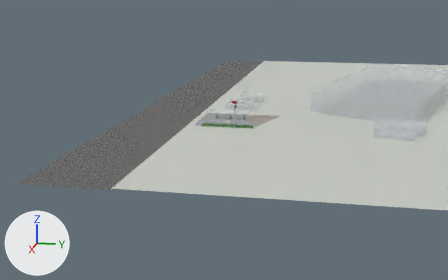
The glTF model portal-proposal/public/sites/models/1687.glb, before and after one commit.
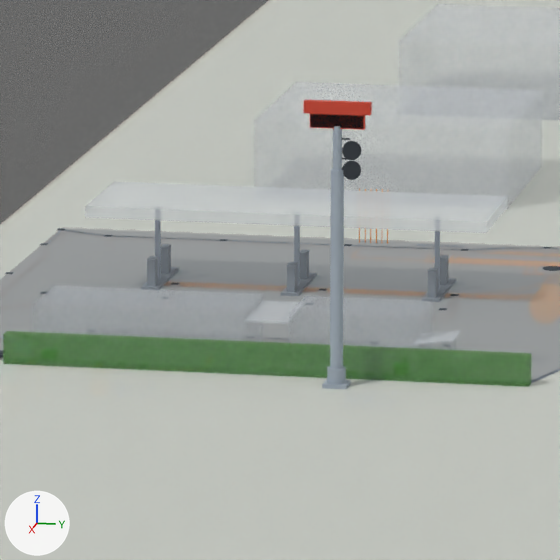
There are two pictures of each version: one from a 50 mm lens placed at (414.1, 96.0, 93.0), pointed at (12.0, 15.6, -7.5), one close up on the part from 45% to 57% of the width and 33% to 52% of the height. Arrows for +X, +Y and +Z are at lower left; the lights stay in place. The last two pictures show the newer version. Where no turn or scale is listed for an object, it has been applied to the vertices. Vertices at exactly the same position are counted once.

The scene before the commit, as lines of its bpy script (objects in view):
```python
me_mesh_165 = bpy.data.meshes.new('Mesh_165')
me_mesh_165.from_pydata(...)  # a box spanning x -2.95..2.8, y 17.8..26.5, z 0.0..3.6
me_mesh_165.materials.append(mat_building)  # light grey #c4ccd4
me_mesh_176 = bpy.data.meshes.new('Mesh_176')
me_mesh_176.from_pydata(...)  # 133 vertices, 252 faces; spans x 7.3..8.9, y 21.2..22.8, z -0.1..17.4
me_mesh_176.materials.append(mat_column)  # grey #9aa5b1
me_mesh_177 = bpy.data.meshes.new('Mesh_177')
me_mesh_177.from_pydata(...)  # 16 vertices, 24 faces; spans x 7.82..8.38, y 19.8..24.2, z 17.2..18.95
me_mesh_177.materials.append(mat_signpanel)  # red #c8432f
me_mesh_178 = bpy.data.meshes.new('Mesh_178')
me_mesh_178.from_pydata(...)  # a box spanning x 7.86..8.32, y 20.25..23.75, z 17.25..18.1
me_mesh_178.materials.append(mat_signdark)  # dark grey #2b3138
me_mesh_179 = bpy.data.meshes.new('Mesh_179')
me_mesh_179.from_pydata(...)  # 148 vertices, 280 faces; spans x 7.99..8.21, y 22.1..23.57, z 13.83..16.55
me_mesh_179.materials.append(mat_signdark)  # dark grey #2b3138
ob_mcdonald_s_pole_sign__neighbour = bpy.data.objects.new("McDonald's pole sign (neighbour)", me_mesh_176)
ob_mcdonald_s_pole_sign__neighbour.location = (0.0, 0.0, 0.0)
ob_round_signs_on_the_pole = bpy.data.objects.new('Round signs on the pole', me_mesh_179)
ob_round_signs_on_the_pole.location = (0.0, 0.0, 0.0)
ob_sign_head = bpy.data.objects.new('Sign head', me_mesh_177)
ob_sign_head.location = (0.0, 0.0, 0.0)
ob_sign_head_lower_panel = bpy.data.objects.new('Sign head lower panel', me_mesh_178)
ob_sign_head_lower_panel.location = (0.0, 0.0, 0.0)
ob_toilet_building = bpy.data.objects.new('Toilet building', me_mesh_165)
ob_toilet_building.location = (0.0, 0.0, 0.0)
# also in view: 'Dispensers' at (-22.7, 13.6, 1.1); 'Caltex sales and office building' at (0.2, 7.7, 1.8); 'Phetkasem Road (Highway 4)' at (-122.5, -37.0, -0.8); 'Canopy' at (-22.3, 13.6, 5.8); 'Hedge along the back boundary' at (5.2, 16.7, 1.0)
```
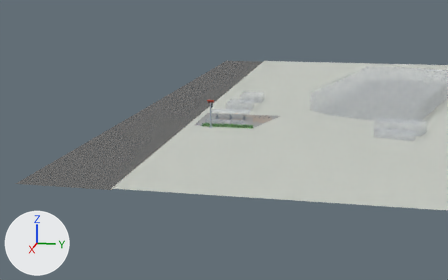
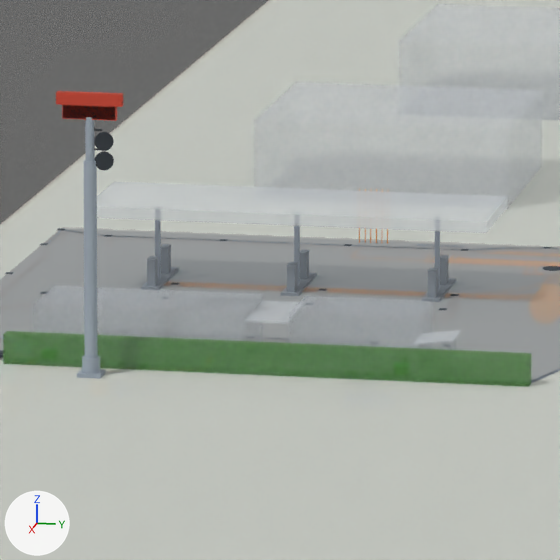
Pixel boxes [x1, y1, x2, y2] of what changed, in the close-ups (560 x 560 px):
"McDonald's pole sign (neighbour)", moved
    before: [322, 126, 351, 389]
    after: [77, 117, 106, 378]
'Sign head', moved
    before: [304, 100, 372, 130]
    after: [56, 91, 123, 121]
'Round signs on the pole', moved
    before: [342, 138, 361, 180]
    after: [94, 129, 114, 170]
'Sign head lower panel', moved
    before: [310, 114, 363, 129]
    after: [63, 106, 115, 120]

The edits, one by one:
me_mesh_176 is used by ob_mcdonald_s_pole_sign__neighbour; location (0.0, 0.0, 0.0).
me_mesh_176 had 133 vertices, 252 faces and spanned x 7.3..8.9, y 21.2..22.8, z -0.1..17.4.
me_mesh_176 now has 133 vertices, 252 faces and spans x 7.3..8.9, y 4.7..6.3, z -0.1..17.4.
me_mesh_176 part 1: the whole mesh is moved by (0.0, -16.5, 0.0).
me_mesh_177 is used by ob_sign_head; location (0.0, 0.0, 0.0).
me_mesh_177 had 16 vertices, 24 faces and spanned x 7.82..8.38, y 19.8..24.2, z 17.2..18.95.
me_mesh_177 now has 16 vertices, 24 faces and spans x 7.82..8.38, y 3.3..7.7, z 17.2..18.95.
me_mesh_177 part 2: the whole mesh is moved by (0.0, -16.5, 0.0).
me_mesh_178 is used by ob_sign_head_lower_panel; location (0.0, 0.0, 0.0).
me_mesh_178 had 8 vertices, 12 faces and spanned x 7.86..8.32, y 20.25..23.75, z 17.25..18.1.
me_mesh_178 now has 8 vertices, 12 faces and spans x 7.86..8.32, y 3.75..7.25, z 17.25..18.1.
me_mesh_178 part 3: the whole mesh is moved by (0.0, -16.5, 0.0).
me_mesh_179 is used by ob_round_signs_on_the_pole; location (0.0, 0.0, 0.0).
me_mesh_179 had 148 vertices, 280 faces and spanned x 7.99..8.21, y 22.1..23.57, z 13.83..16.55.
me_mesh_179 now has 148 vertices, 280 faces and spans x 7.99..8.21, y 5.6..7.07, z 13.83..16.55.
me_mesh_179 part 4: the whole mesh is moved by (0.0, -16.5, 0.0).
